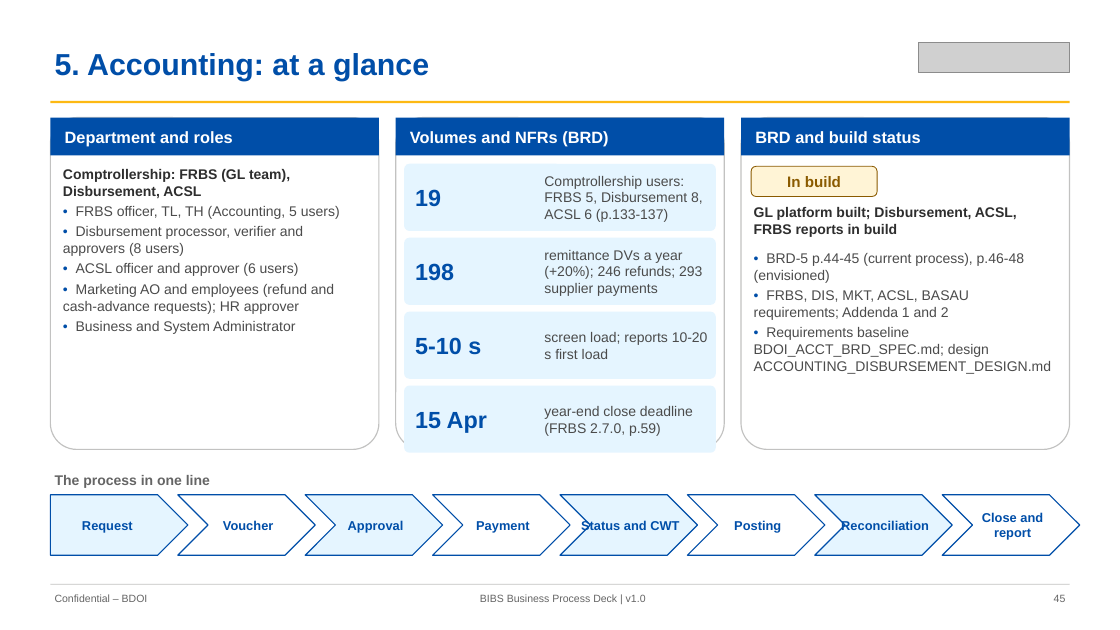
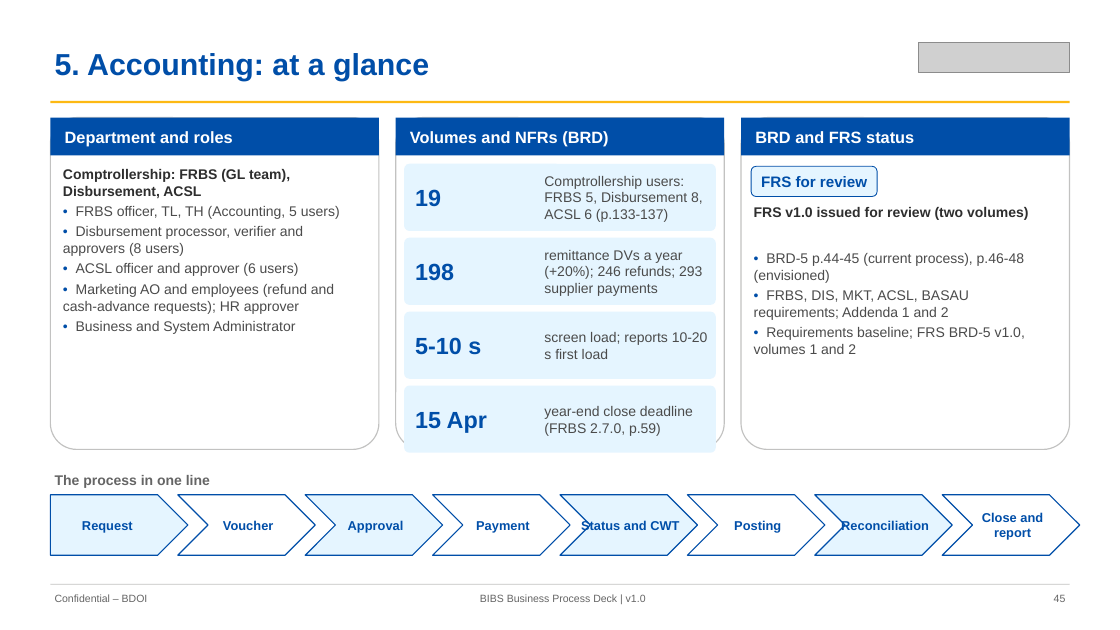
Before and after one commit to IortaTexhNXT-DEV/FinVerse, a slide deck: slide 45 of docs/deliverables/out/Programme/Decks/BIBS_Deck_BRD-00_Business_Process_AsIs_Envisioned_BestPractice_v1.0.pptx. Drawn at 1120x630 pixels with LibreOffice and Linux fonts; fonts in the diff are those of the drawing; grey boxes stand for pictures. Boxes give left, top, right and bottom in pixels: in the first picture for what was removed or moved away, otherwise in the second. Text is boxed around its words. In the diff, an @@ line names an element or a change of style, - is before the commit and + after.

Commit message:
Business process deck: FRS status and sign-off roadmap instead of build status; rebuilt deck and figures

```diff
--- a/docs/deliverables/out/Programme/Decks/BIBS_Deck_BRD-00_Business_Process_AsIs_Envisioned_BestPractice_v1.0.pptx
+++ b/docs/deliverables/out/Programme/Decks/BIBS_Deck_BRD-00_Business_Process_AsIs_Envisioned_BestPractice_v1.0.pptx
@@ text at bbox=[755, 131, 914, 143]: text changed @@
-BRD and build status
+BRD and FRS status
@@ rounded rectangle "FRS for review" at bbox=[751, 166, 877, 197]: fill #FFF4D6 to #E5F5FF; outline #8A5A00 0.75 pt to #004EA8 0.75 pt @@
@@ text in rounded rectangle at bbox=[761, 176, 867, 187]: text changed; text colour #8A5A00 to #004EA8 @@
-In build
+FRS for review
@@ text at bbox=[754, 207, 1028, 220]: text changed @@
-GL platform built; Disbursement, ACSL, FRBS reports in build
+FRS v1.0 issued for review (two volumes)
@@ text at bbox=[754, 327, 1025, 354]: text changed @@
-• Requirements baseline BDOI_ACCT_BRD_SPEC.md; design ACCOUNTING_DISBURSEMENT_DESIGN.md
+• Requirements baseline; FRS BRD-5 v1.0, volumes 1 and 2
```
Also in this commit, not shown: 40 other slides changed, 43 other files.
